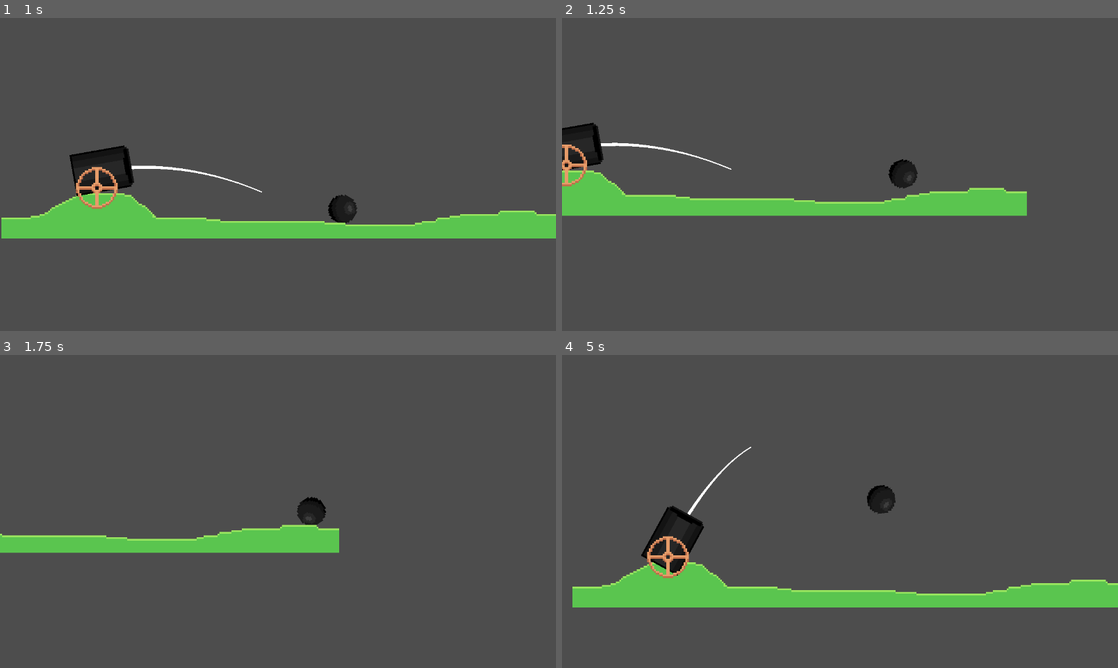
Above: before the commit, frames 1-4 (two rows, left to right).
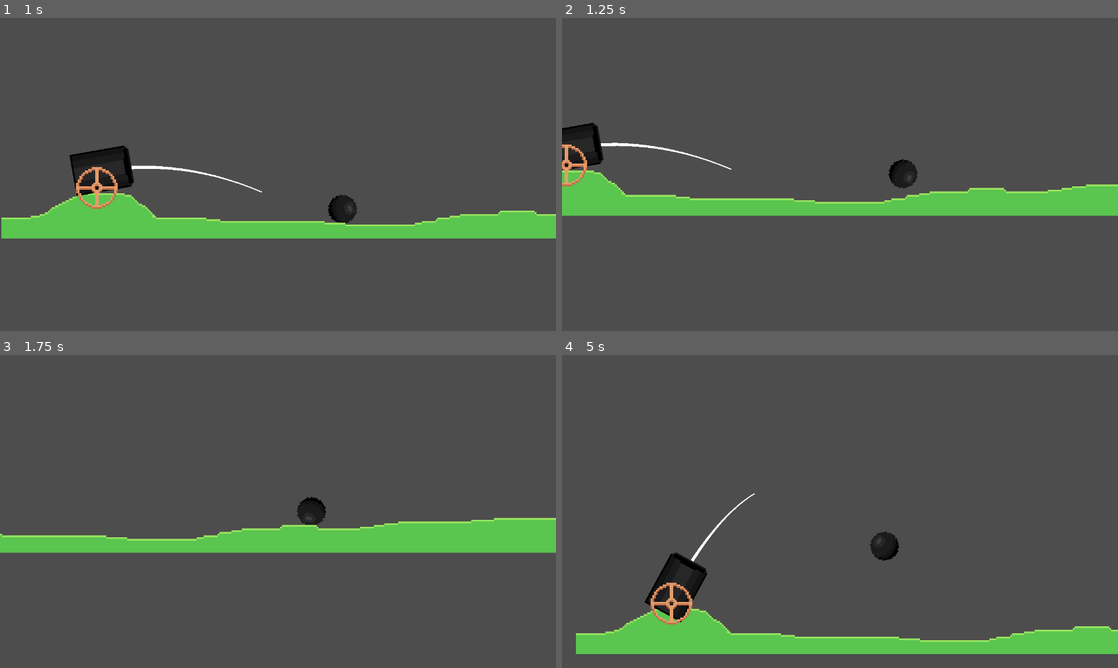
Above: after the commit, the same moments.

Repository: SpicyTime/Newtons-Shot
Game: Godot game, scene res://Main/main.tscn
Same seed, same stepped clock (60 frames per second), same inputs: the game is played once before the commit and once after it.
Inputs:
- Up to frame 1 (1 s): tap Enter at 0.5 s; hold D (rotate_right) from 0.53 s (still down); tap Space (shoot) at 0.6 s
- Up to frame 2 (1.25 s): keep holding D (rotate_right)
- Up to frame 3 (1.75 s): release D (rotate_right) at 1.28 s; hold A (rotate_left) from 1.28 s (still down); tap Space (shoot) at 1.35 s
- Up to frame 4 (5 s): release A (rotate_left) at 2.03 s; hold D (rotate_right) 2.03-3.53 s; tap Space (shoot) every 0.75 s from 2.1 to 4.35 s; hold A (rotate_left) from 3.53 s (still down); tap R (reload) at 4.15 s

Frame 1 is identical in both runs. In frame 2, 1.5% of the frame differs, in the area x 83-100%, y 53-64%; in frame 3, 4.0%; in frame 4, 17%, in the area x 1-100%, y 29-96%.

Commit message:
Re-fixed the reloading and re-did how the terrain system was set up from allowing random to place them so it can be the same every time

Diff:
--- a/Game/game.tscn
+++ b/Game/game.tscn
@@ -1,13 +1,26 @@
-[gd_scene load_steps=10 format=3 uid="uid://ccq6vwwjgxhu1"]
+[gd_scene load_steps=14 format=3 uid="uid://ccq6vwwjgxhu1"]
 
 [ext_resource type="Texture2D" uid="uid://b5imera2n8p7t" path="res://Game/Cannon/Cannon.png" id="1_1r4le"]
 [ext_resource type="Script" uid="uid://cqmb26ea2xdvj" path="res://Game/Cannon/cannon.gd" id="1_7raqb"]
 [ext_resource type="Script" uid="uid://clqkvk6q6fppx" path="res://Game/game.gd" id="1_buohc"]
 [ext_resource type="PackedScene" uid="uid://dbgk0ks74rlnx" path="res://Game/subpixel_camera.tscn" id="1_qmv3x"]
 [ext_resource type="Texture2D" uid="uid://ba1nur4ixrkb" path="res://Game/Cannon/Cannon-Wheel.png" id="2_7raqb"]
+[ext_resource type="PackedScene" uid="uid://die5xfxk6qwbs" path="res://Terrain System/Terrain Pieces/t_1.tscn" id="4_7gi1t"]
 [ext_resource type="PackedScene" uid="uid://c7osr3mdl1g5f" path="res://Player/player.tscn" id="4_jcm6v"]
+[ext_resource type="PackedScene" uid="uid://dj61hr4nslhch" path="res://Terrain System/Terrain Pieces/t_2.tscn" id="5_fsxsm"]
 [ext_resource type="PackedScene" uid="uid://bngdqqkq0tpl5" path="res://Game/Cannon/trajectory_line.tscn" id="5_fwxkx"]
-[ext_resource type="PackedScene" uid="uid://gotgmedflc2f" path="res://Terrain System/terrain.tscn" id="7_oomkl"]
+[ext_resource type="PackedScene" uid="uid://qvop20hpx88n" path="res://Terrain System/Starting Piece/starting_terrain.tscn" id="6_glinl"]
+
+[sub_resource type="TileSetScenesCollectionSource" id="TileSetScenesCollectionSource_72g0p"]
+resource_name = "Ground"
+scenes/1/scene = ExtResource("4_7gi1t")
+scenes/2/scene = ExtResource("5_fsxsm")
+scenes/3/scene = ExtResource("6_glinl")
+
+[sub_resource type="TileSet" id="TileSet_4lqr4"]
+tile_size = Vector2i(320, 32)
+terrain_set_0/mode = 0
+sources/0 = SubResource("TileSetScenesCollectionSource_72g0p")
 
 [sub_resource type="Curve" id="Curve_fwxkx"]
 _data = [Vector2(0, 1), 0.0, 0.0, 0, 0, Vector2(1, 0.315175), 0.0, 0.0, 0, 0]
@@ -23,8 +36,10 @@
 position = Vector2(-97, 50)
 gravity_scale = 1.0
 
-[node name="Terrain" parent="." instance=ExtResource("7_oomkl")]
-position = Vector2(0, 74)
+[node name="Terrain" type="TileMapLayer" parent="."]
+position = Vector2(-160, -6)
+tile_map_data = PackedByteArray(0, 0, 0, 0, 2, 0, 0, 0, 0, 0, 0, 0, 3, 0, 1, 0, 2, 0, 0, 0, 0, 0, 0, 0, 2, 0)
+tile_set = SubResource("TileSet_4lqr4")
 
 [node name="Cannon" type="Node2D" parent="."]
 position = Vector2(-102, 51)
--- a/Game/subpixel_camera.gd
+++ b/Game/subpixel_camera.gd
@@ -71,5 +71,4 @@
 
 
 func _on_cannon_fired(rotation: float, force: float) -> void:
-	print("Cancelling")
 	cancel_follow = false
--- a/Player/player.gd
+++ b/Player/player.gd
@@ -15,19 +15,14 @@
 
 
 func reset() -> void:
-	reset_pending = true
-
-	#position = original_position
+	await get_tree().create_timer(0.0001).timeout
+	position = original_position
 	freeze = true
 	linear_velocity = Vector2.ZERO
 	is_in_cannon = true
 
 
-func _integrate_forces(state: PhysicsDirectBodyState2D) -> void:
-	if reset_pending:
-		while state.transform.origin != original_position:
-			state.transform.origin = original_position
-		reset_pending = false
+
 
 
 func _on_cannon_fired(cannon_rotation: float, force: float) -> void:
--- a/Terrain System/base_terrain_piece.gd
+++ /dev/null
@@ -1,2 +0,0 @@
-class_name TerrainPiece
-extends StaticBody2D
--- a/Terrain System/base_terrain_piece.tscn
+++ b/Terrain System/base_terrain_piece.tscn
@@ -1,8 +1,5 @@
-[gd_scene load_steps=2 format=3 uid="uid://bregov0ink04c"]
-
-[ext_resource type="Script" uid="uid://bduyejh2k6jw6" path="res://Terrain System/base_terrain_piece.gd" id="1_5caaf"]
+[gd_scene format=3 uid="uid://bregov0ink04c"]
 
 [node name="BaseTerrainPiece" type="StaticBody2D"]
-script = ExtResource("1_5caaf")
 
 [node name="Sprite2D" type="Sprite2D" parent="."]
--- a/Terrain System/terrain.gd
+++ /dev/null
@@ -1,6 +0,0 @@
-extends Node2D
-@onready var terrain_piece_1: TerrainPiece = $TerrainPiece1
-@onready var terrain_piece_2: TerrainPiece = $TerrainPiece2
-
-func _ready() -> void:
-	terrain_piece_1.replace_by(preload("res://Terrain System/Starting Piece/starting_terrain.tscn").instantiate())
--- a/Terrain System/terrain.tscn
+++ /dev/null
@@ -1,11 +0,0 @@
-[gd_scene load_steps=3 format=3 uid="uid://gotgmedflc2f"]
-
-[ext_resource type="Script" uid="uid://bkkl56tp660jx" path="res://Terrain System/terrain.gd" id="1_vroio"]
-[ext_resource type="PackedScene" uid="uid://bregov0ink04c" path="res://Terrain System/base_terrain_piece.tscn" id="2_vroio"]
-
-[node name="Terrain" type="Node2D"]
-script = ExtResource("1_vroio")
-
-[node name="TerrainPiece1" parent="." instance=ExtResource("2_vroio")]
-
-[node name="TerrainPiece2" parent="." instance=ExtResource("2_vroio")]
